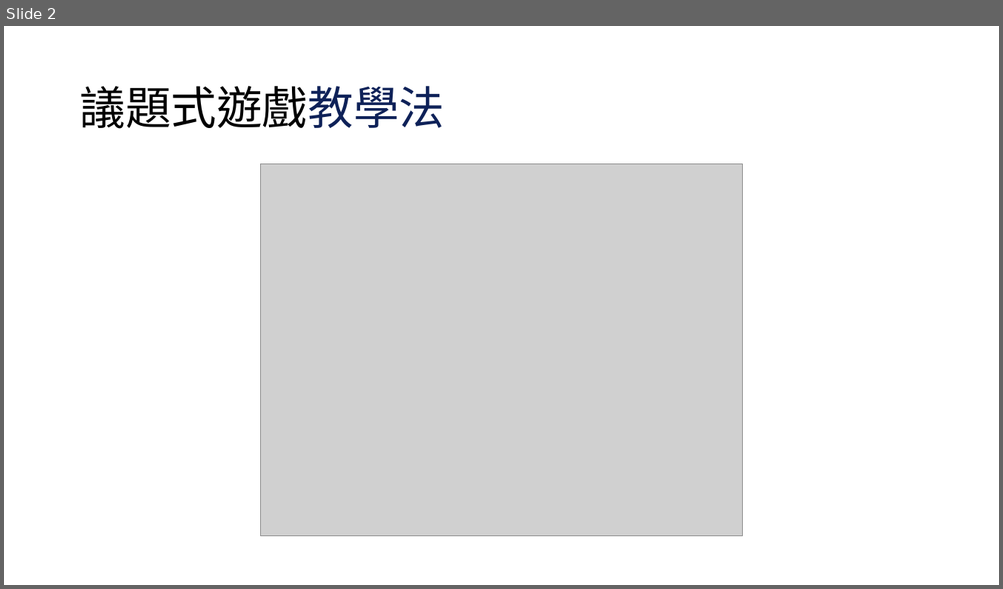
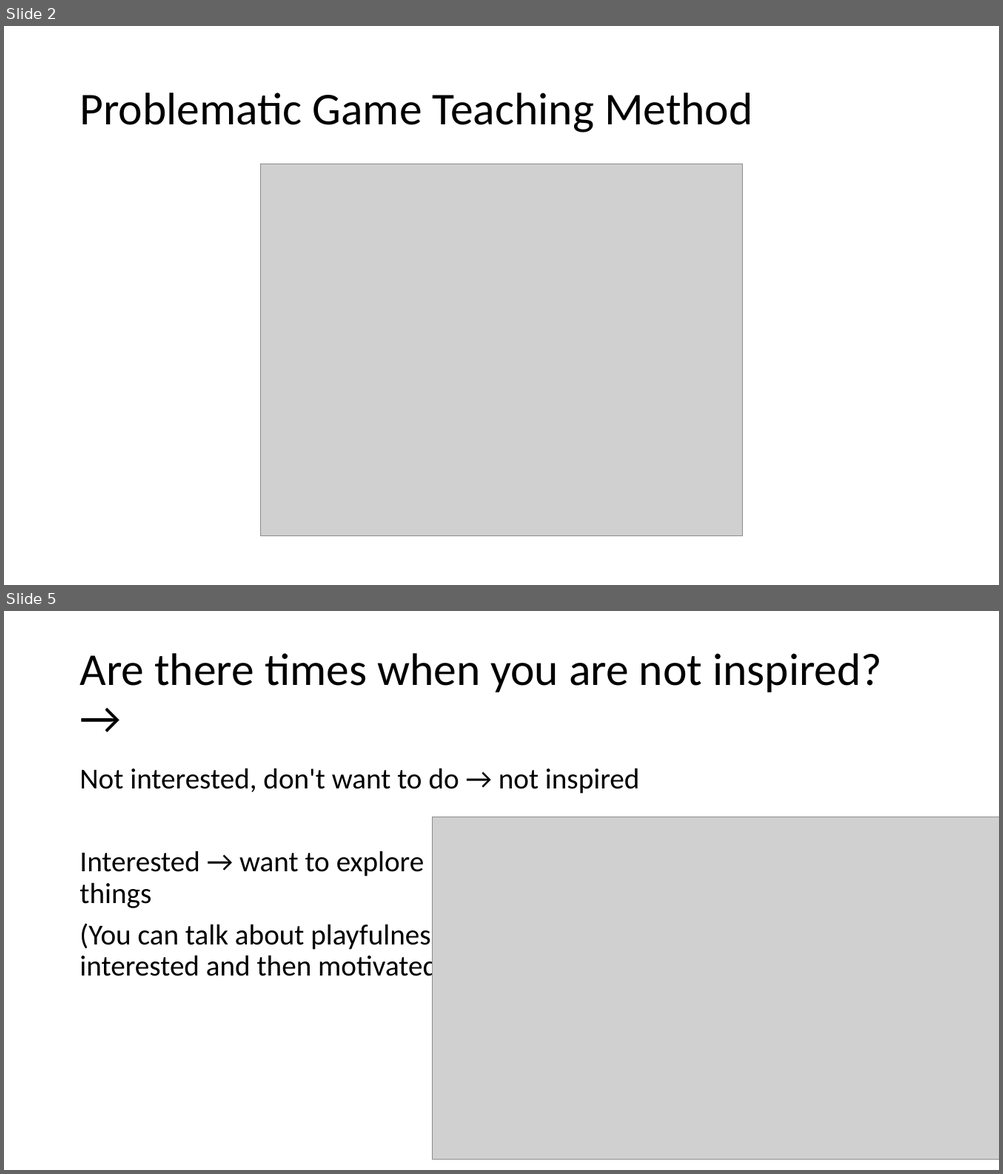
Before and after one commit to Yangbenson/Slide-assistant, a slide deck: PP_samples/sample.pptx. Shown one above the other, each under a label of ours: slide 2 before the commit, slides 2 and 5 after it; the slides between them are not shown. The pictures are 1003x589 and 1003x1174 pixels, drawn with LibreOffice and Linux fonts; fonts in the diff are those of the drawing; grey boxes stand for pictures. Boxes give left, top, right and bottom in pixels: in the first picture for what was removed or moved away, otherwise in the second. Text is boxed around its words. In the diff, an @@ line names an element or a change of style, - is before the commit and + after.

```diff
--- a/PP_samples/sample.pptx
+++ b/PP_samples/sample.pptx
@@ slide 5 added at <box>4,611,999,1170</box>, background #FFFFFF @@
@@ title added at <box>79,653,882,692</box>, 44 pt, text #000000 @@
+Are there times when you are not inspired? →
@@ text added at <box>79,768,640,984</box>, 28 pt, text #000000 @@
+Not interested, don't want to do → not inspired
+Interested → want to explore more → find out more things
+(You can talk about playfulness to get students interested and then motivated)
@@ picture added at <box>432,817,999,1159</box> @@
@@ slide 2 changed as well @@
@@ title at <box>79,93,753,133</box>: text changed @@
-議題式遊戲教學法
+Problematic Game Teaching Method
```
Also in this commit, not shown: 6 other slides changed, 4 other slides added, 5 slides removed, 9 other files.
